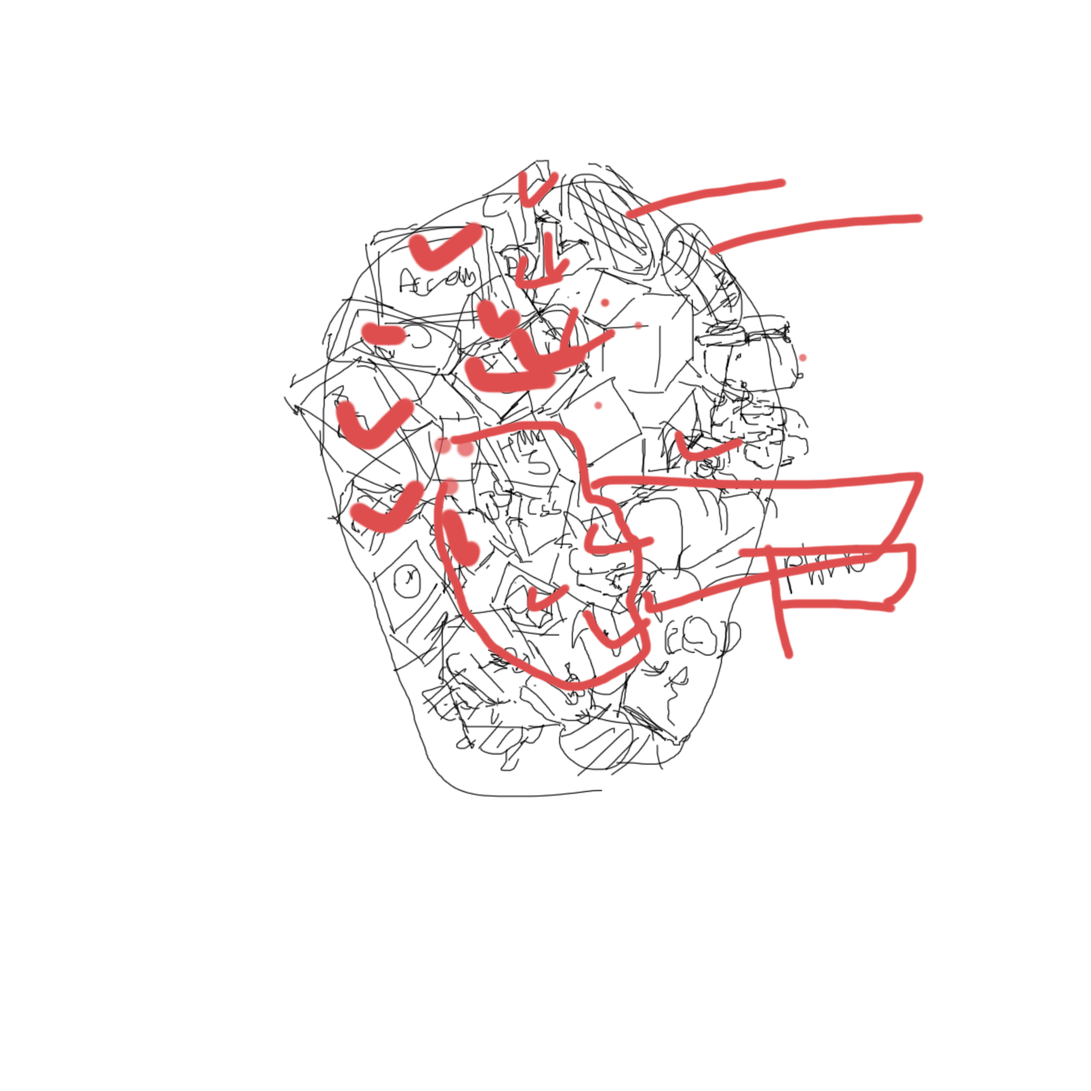
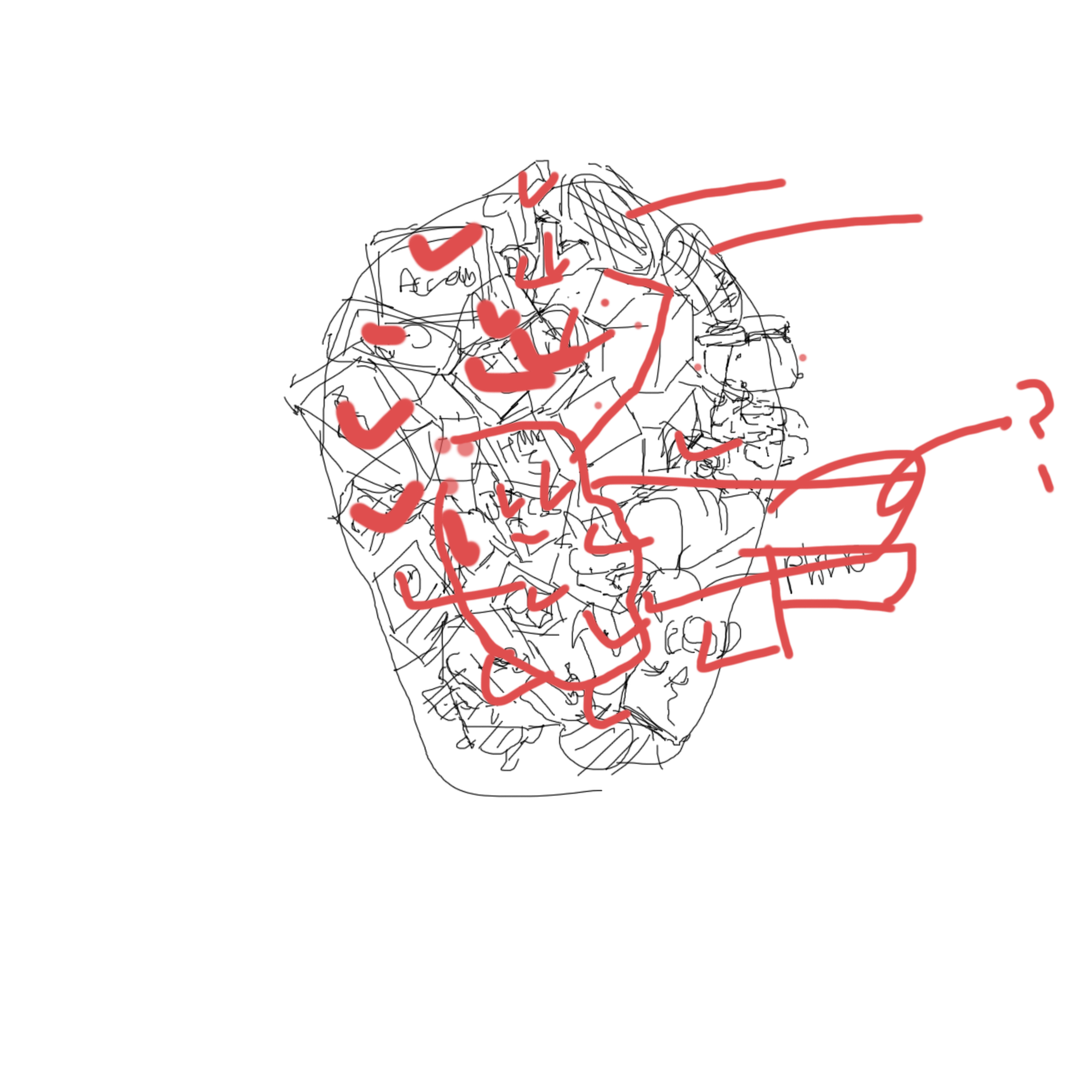
Comparing the layer stacks of the two 1091×1091 images. Changes:
painted on "레이어 4" over [392, 267, 1057, 731]
